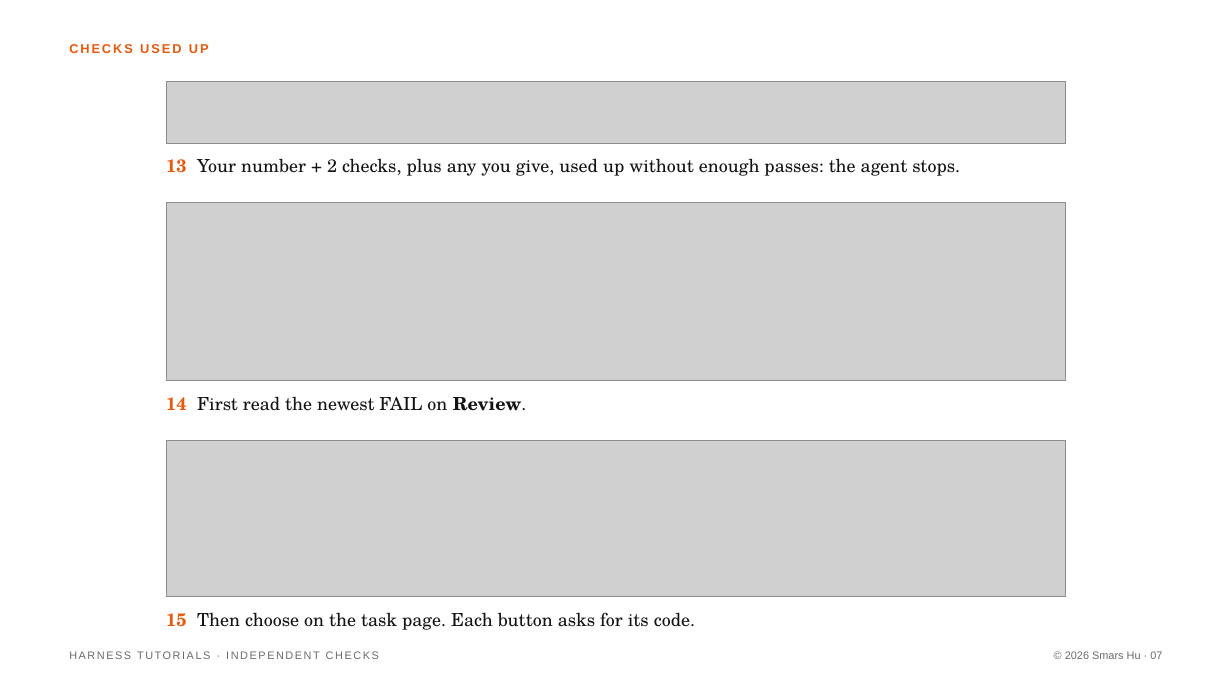
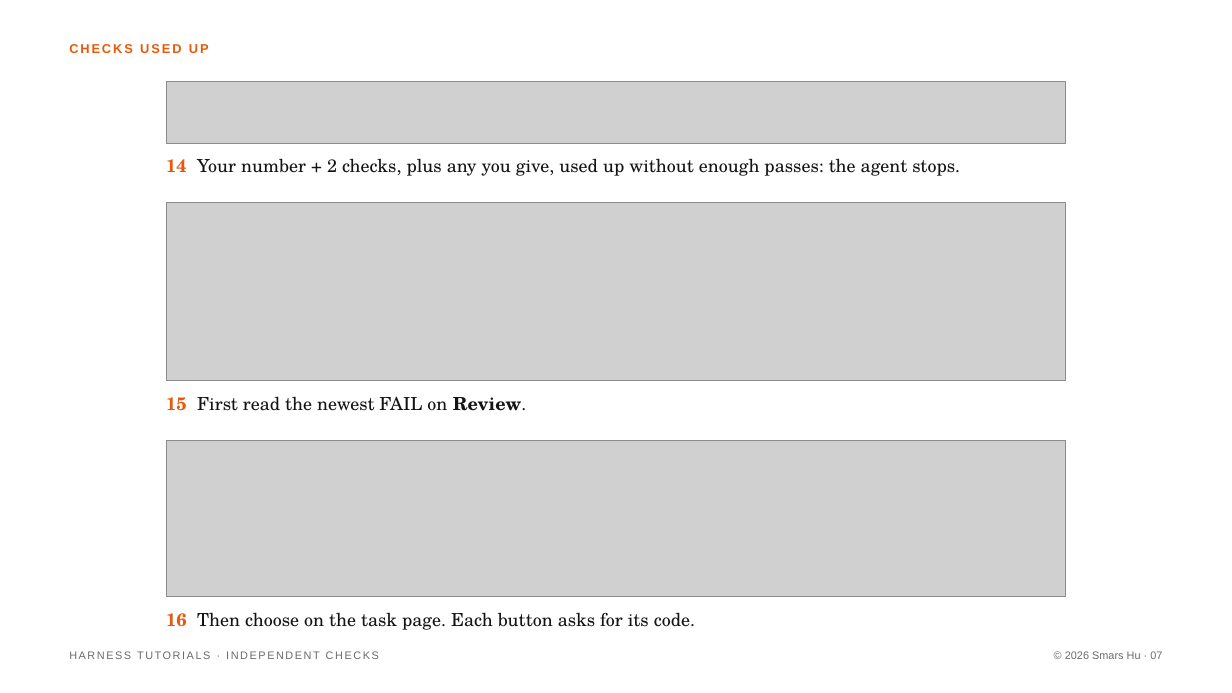
Before and after one commit to Smars-Bin-Hu/ai-exploration, a slide deck: slide 7 of source/tutorials/4_checks.pptx. Drawn at 1232x693 pixels with LibreOffice and Linux fonts; fonts in the diff are those of the drawing; grey boxes stand for pictures. Boxes give left, top, right and bottom in pixels: in the first picture for what was removed or moved away, otherwise in the second. Text is boxed around its words. In the diff, an @@ line names an element or a change of style, - is before the commit and + after.

```diff
--- a/source/tutorials/4_checks.pptx
+++ b/source/tutorials/4_checks.pptx
@@ text at (166,158,960,176): text changed @@
-13 Your number + 2 checks, plus any you give, used up without enough passes: the agent stops.
+14 Your number + 2 checks, plus any you give, used up without enough passes: the agent stops.
@@ text at (166,396,527,411): text changed @@
-14 First read the newest FAIL on Review.
+15 First read the newest FAIL on Review.
@@ text at (166,612,695,630): text changed @@
-15 Then choose on the task page. Each button asks for its code.
+16 Then choose on the task page. Each button asks for its code.
```
Also in this commit, not shown: 7 other slides changed, 2 other files.
